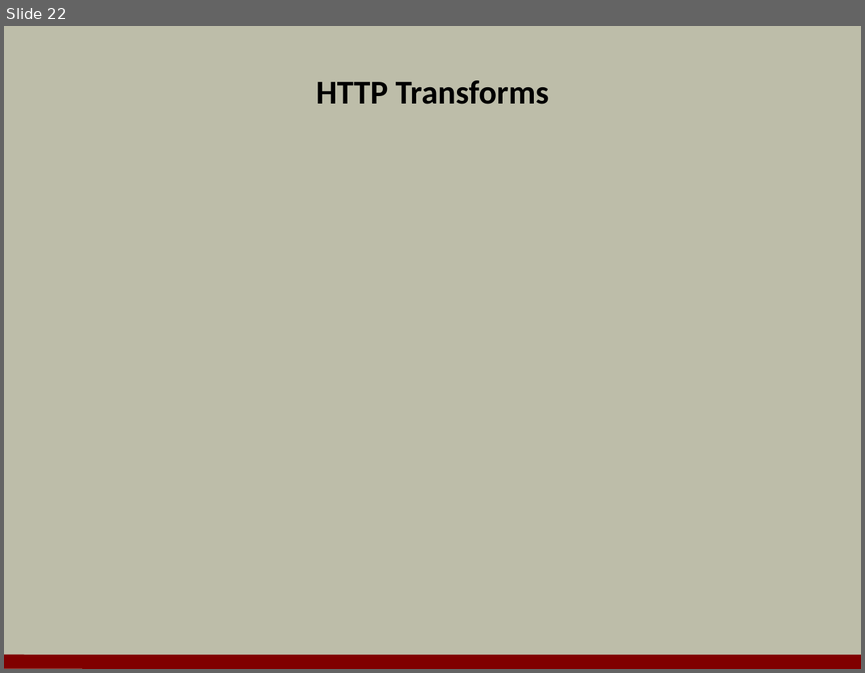
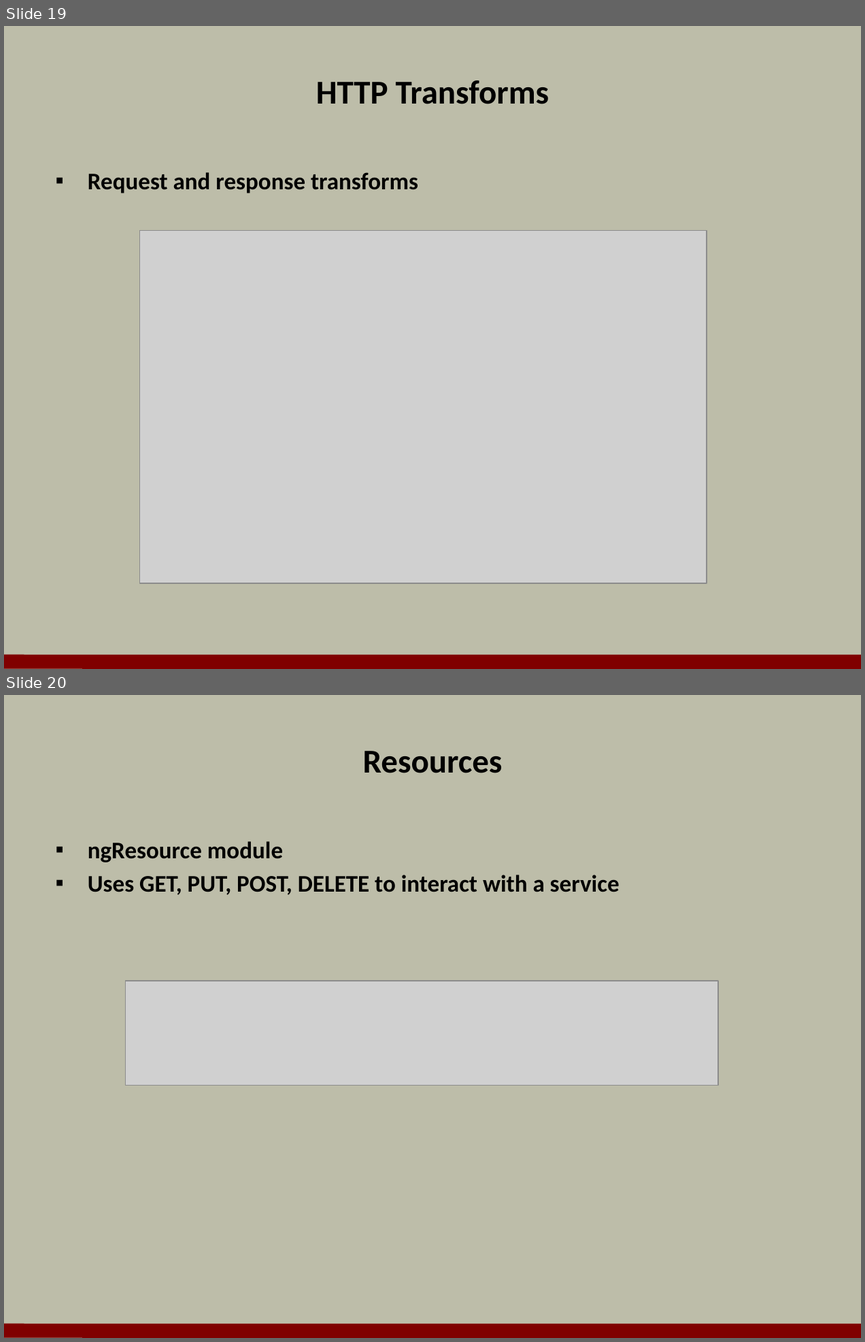
Before and after one commit to OdeToCode/classes, a slide deck: angularjs/slides/04_Services.pptx. Shown one above the other, each under a label of ours: slide 22 before the commit, slides 19 and 20 after it. The pictures are 865x673 and 865x1342 pixels, drawn with LibreOffice and Linux fonts; fonts in the diff are those of the drawing; grey boxes stand for pictures; background and template pictures are left out. Boxes give left, top, right and bottom in pixels: in the first picture for what was removed or moved away, otherwise in the second. Text is boxed around its words. In the diff, an @@ line names an element or a change of style, - is before the commit and + after.

Commit message:
module 4

```diff
--- a/angularjs/slides/04_Services.pptx
+++ b/angularjs/slides/04_Services.pptx
@@ slide 20 added at [4,695,861,1338], background #BDBDA9; not listed: 1 template element that a slide beside it also shows @@
@@ title added at [363,751,502,773], 28 pt, text #000000, bold @@
+Resources
@@ text added at [88,841,619,895], 20 pt, text #000000, bold @@
+▪ ngResource module
+▪ Uses GET, PUT, POST, DELETE to interact with a service
@@ picture added at [126,981,719,1085] @@
@@ what was slide 22 is now slide 19 @@
@@ slide 19 changed as well @@
@@ text added at [88,172,418,193], 20 pt, text #000000, bold @@
+▪ Request and response transforms
@@ picture added at [139,231,706,583] @@
```
Also in this commit, not shown: 14 other slides changed, 4 other slides added, 7 slides removed, 36 other files.
